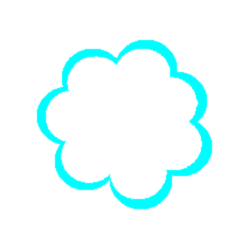
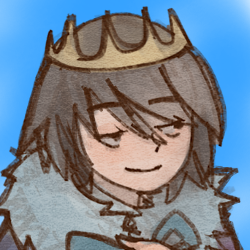
Revision of a layered (250, 250) image; what changed, layer by layer:
added layer "king" above "knight" over [0,5,245,250]
hid "poof" over [36,39,213,210]
showed "background" over [0,0,250,250]
